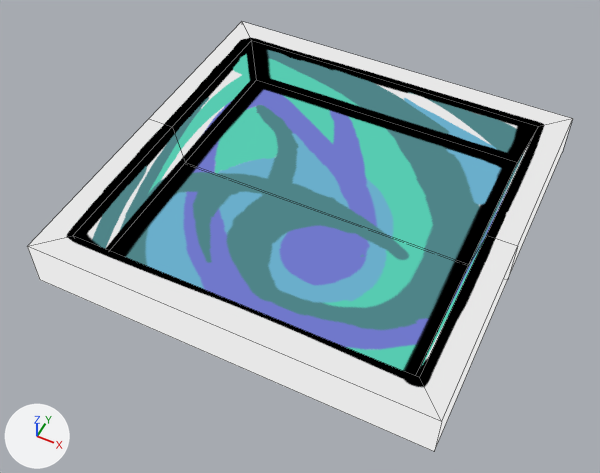
A saved change to the Blender file assets/exit.blend.
The view is the same before and after, from a 50 mm camera at (0.953, -0.486, 1.142) aimed at (0.493, 0.433, -0.006). Every picture has the same lights, and +X, +Y and +Z are marked at lower left. Mesh edges are drawn as thin lines.
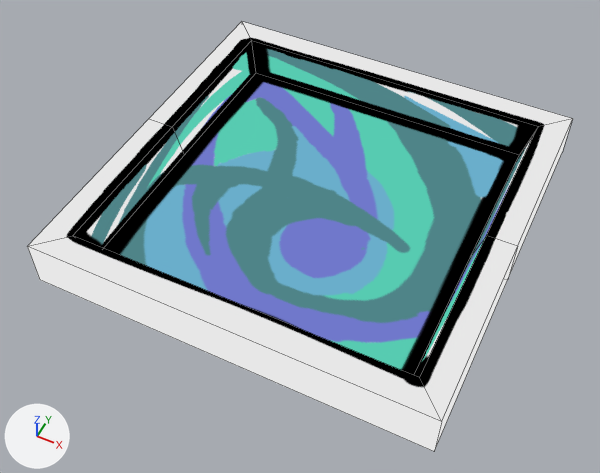
Pixel boxes [x1, y1, x2, y2] of what changed, in the pictures (600 x 473 px):
part 1 of me_cube_001, cut back: [73, 46, 537, 377] in both

What the commit changed:
me_cube_001 is used by ob_cube; location (0.0, 0.0, 0.0); rotation (0.0, 0.0, 6.283), in degrees (0, 0, 360); scale (0.866, 0.866, 0.866).
Verts and faces of me_cube_001; kept vertices keep their numbers, new ones are numbered from 24.
Before the commit, vertices of me_cube_001: 12 (0.919, 0.236, 0.003), 13 (0.236, 0.236, 0.003), 14 (0.919, 0.578, 0.003) at pixel (468, 264), 15 (0.236, 0.578, 0.003) at pixel (185, 162), 22 (0.919, 0.919, 0.003) at pixel (517, 162).
Before the commit, vertices of me_cube_001: 23 (0.236, 0.919, 0.003) at pixel (256, 80).
me_cube_001 had 24 vertices, 22 faces and spanned x 0.153..1.003, y 0.153..1.003, z 0.0..0.104.
me_cube_001 now has 24 vertices, 21 faces and spans x 0.153..1.003, y 0.153..1.003, z 0.0..0.104.
Part 1, on me_cube_001:
Faces deleted: (12, 14, 15, 13), (14, 22, 23, 15).
Vertices 12 to 15, 22, 23 move by (0.0, 0.0, 0.023).
New faces: (12, 14, 22, 23, 15, 13).
